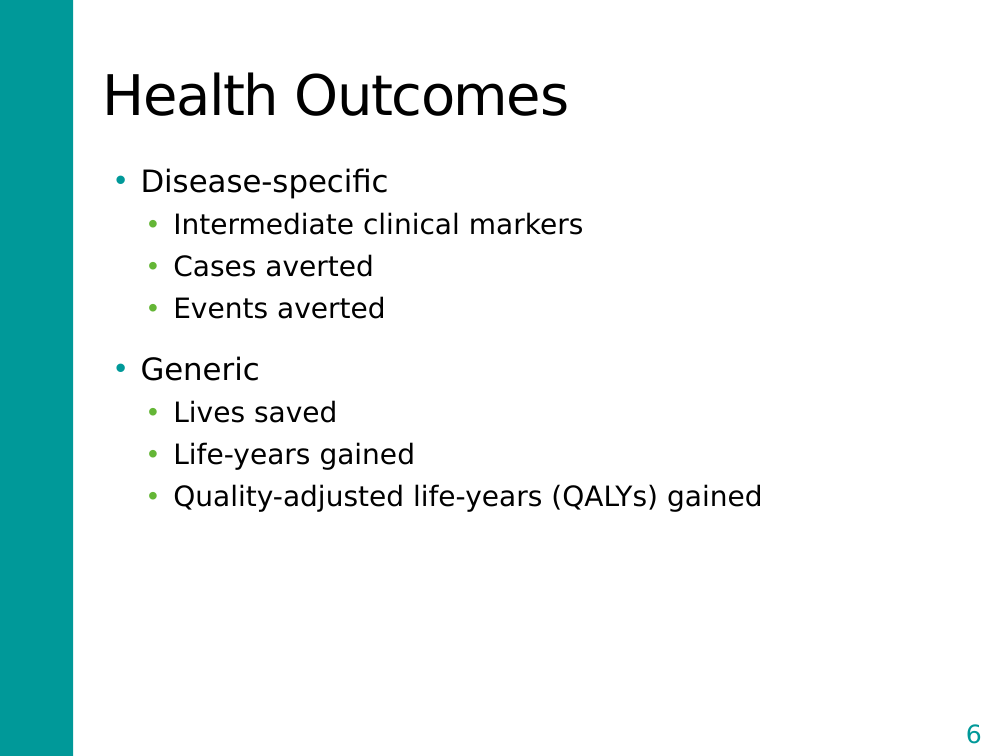
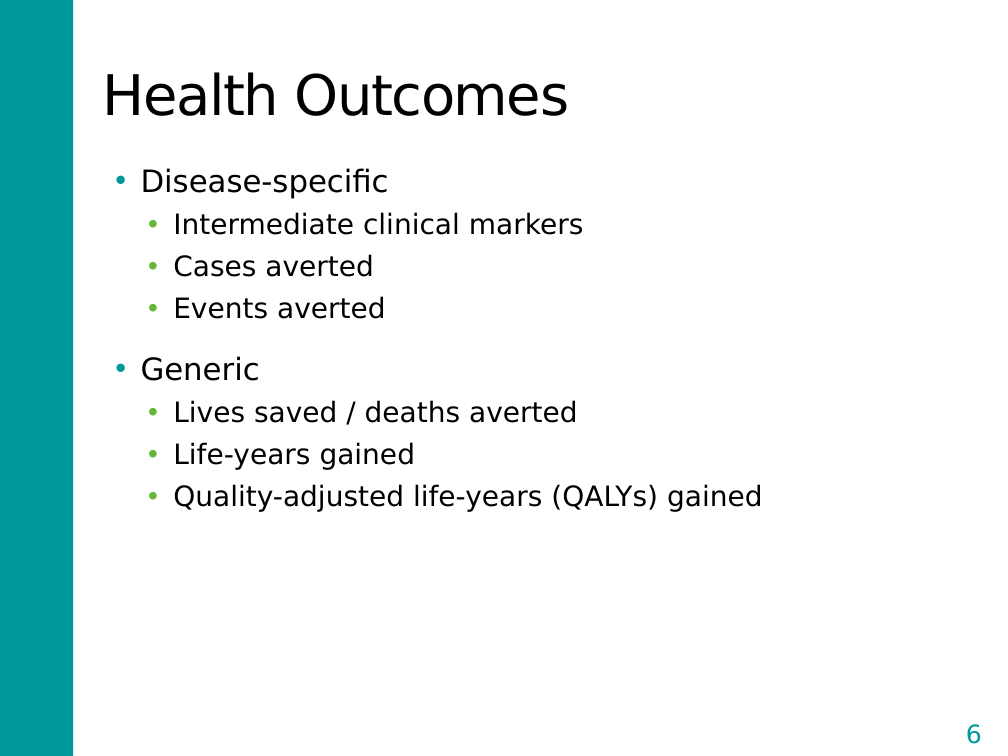
Before and after one commit to DARTH-git/Course-Modularization, a slide deck: slide 6 of static/Course_Modularization/Intro, general, packages/DecisionModelingIntroSlides_Janssen.pptx. Drawn at 1008x756 pixels with LibreOffice and Linux fonts; fonts in the diff are those of the drawing. Boxes give left, top, right and bottom in pixels: in the first picture for what was removed or moved away, otherwise in the second. Text is boxed around its words. In the diff, an @@ line names an element or a change of style, - is before the commit and + after.

```diff
--- a/static/Course_Modularization/Intro, general, packages/DecisionModelingIntroSlides_Janssen.pptx
+++ b/static/Course_Modularization/Intro, general, packages/DecisionModelingIntroSlides_Janssen.pptx
@@ text at [173, 400, 578, 423]: text changed @@
-  • Lives saved
+  • Lives saved / deaths averted
```
Also in this commit, not shown: 4 other slides changed, 7 other files.
